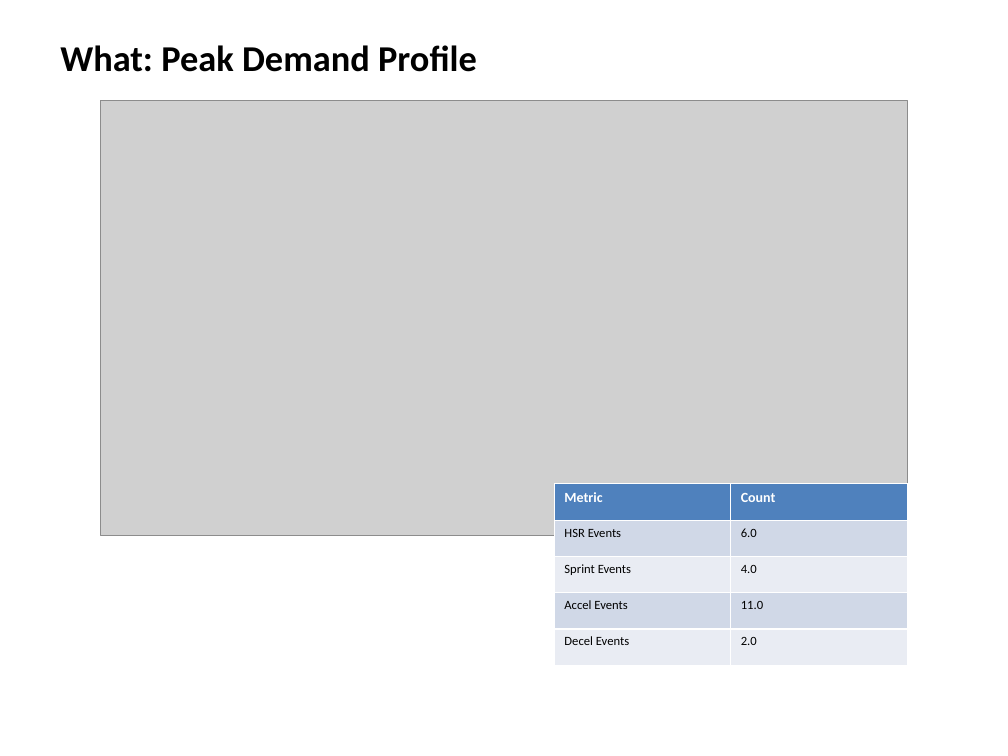
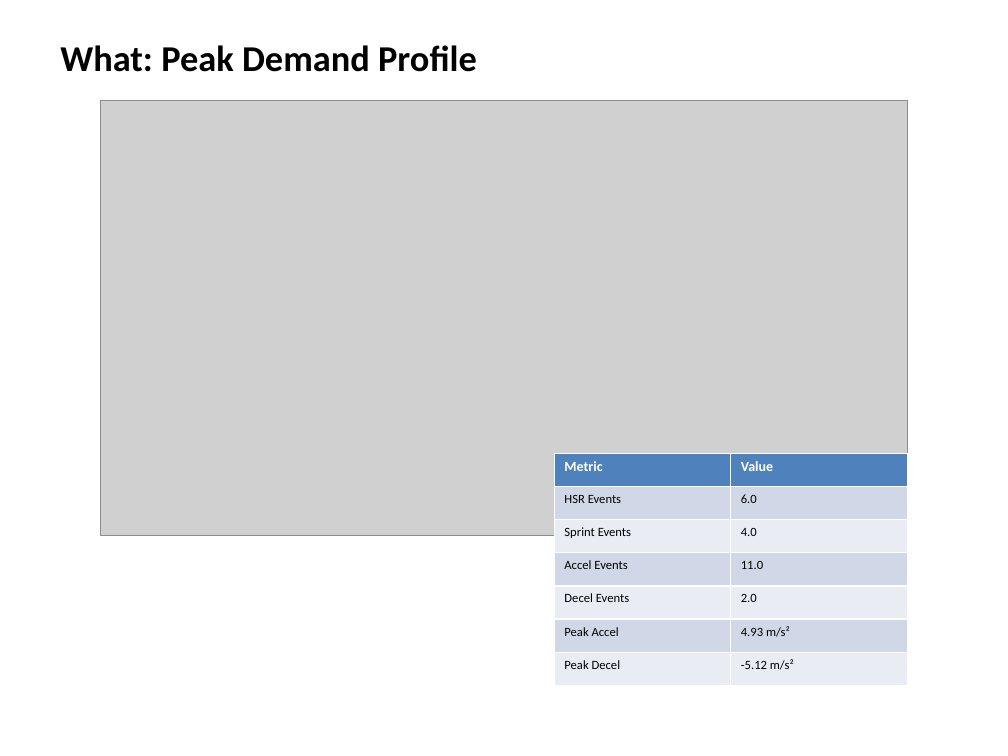
Before and after one commit to ghadfield32/browns_performance_science_fellowship, a slide deck: slide 5 of docs/deliverables/final/tracking_analysis_deliverable.pptx. Drawn at 1008x756 pixels with LibreOffice and Linux fonts; fonts in the diff are those of the drawing; grey boxes stand for pictures. Boxes give left, top, right and bottom in pixels: in the first picture for what was removed or moved away, otherwise in the second. Text is boxed around its words. In the diff, an @@ line names an element or a change of style, - is before the commit and + after.

Commit message:
updating powerpoint with distro graph

```diff
--- a/docs/deliverables/final/tracking_analysis_deliverable.pptx
+++ b/docs/deliverables/final/tracking_analysis_deliverable.pptx
@@ table at bbox=[554, 454, 907, 685] @@
-row 1, column 2: Count
+row 1, column 2: Value
+row 6: Peak Accel | 4.93 m/s²
+row 7: Peak Decel | -5.12 m/s²
@@ table: place and size @@
-table at bbox=[554, 484, 907, 665]
+table at bbox=[554, 454, 907, 685]
```
Also in this commit, not shown: 3 other files.
